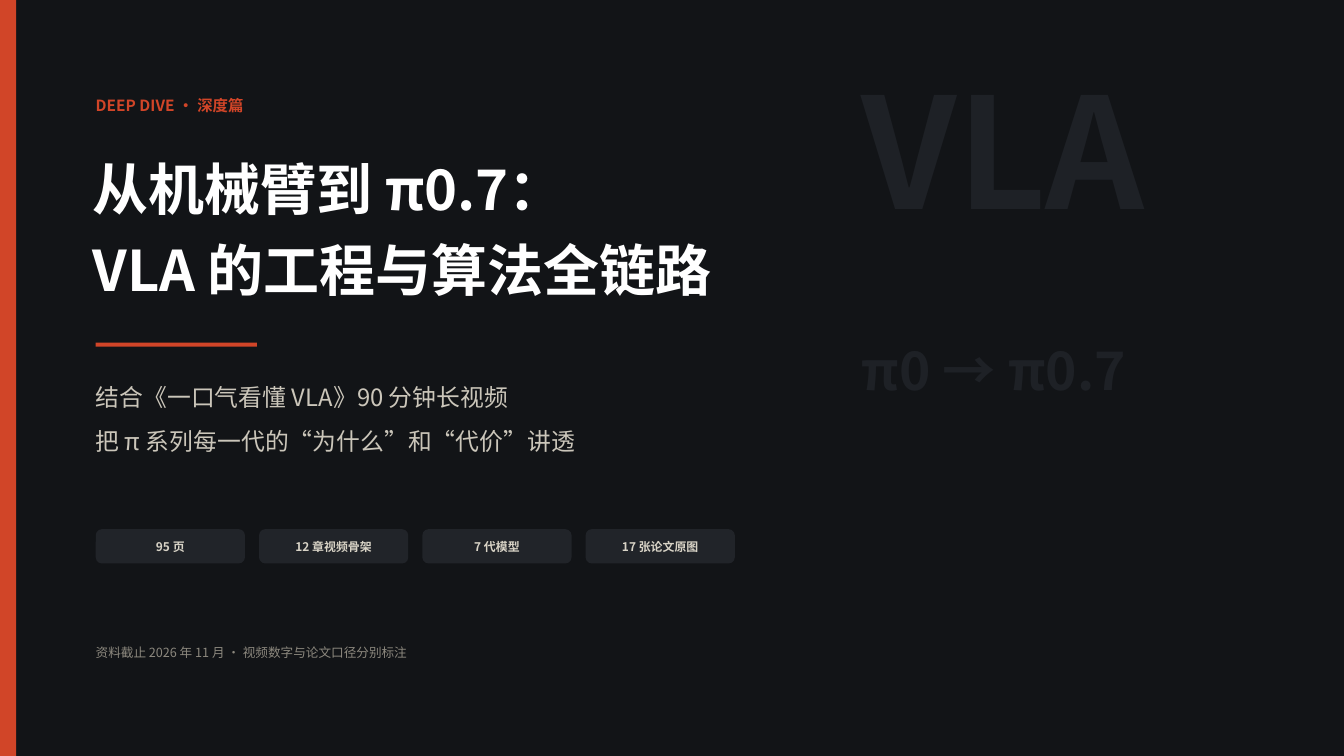
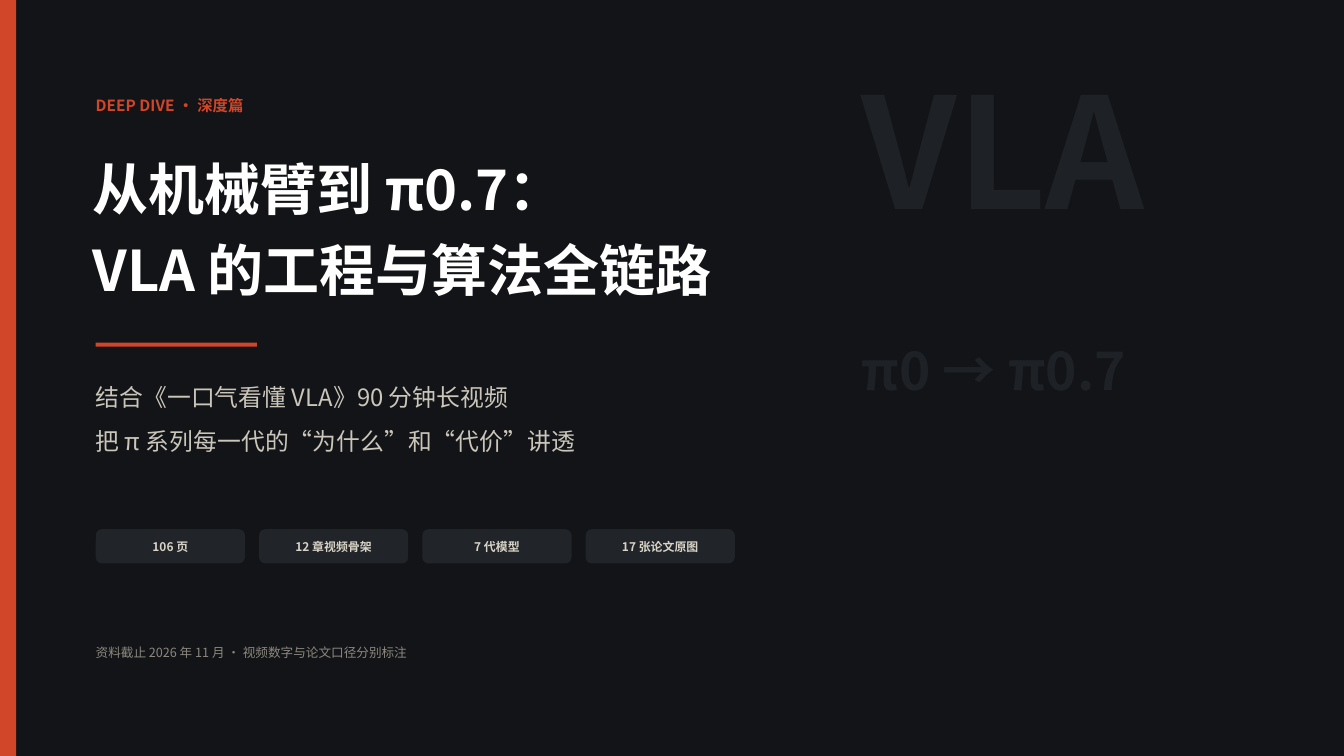
Before and after one commit to binbinao/ai-ppt-hub, a slide deck: slide 1 of decks/vla-pi-deep-dive/VLA与pi系列模型深度解析.pptx. Drawn at 1344x756 pixels with LibreOffice and Linux fonts; fonts in the diff are those of the drawing. Boxes give left, top, right and bottom in pixels: in the first picture for what was removed or moved away, otherwise in the second. Text is boxed around its words. In the diff, an @@ line names an element or a change of style, - is before the commit and + after.

```diff
--- a/decks/vla-pi-deep-dive/VLA与pi系列模型深度解析.pptx
+++ b/decks/vla-pi-deep-dive/VLA与pi系列模型深度解析.pptx
@@ text in rounded rectangle at box(152, 541, 188, 552): text changed @@
-95 页
+106 页
```
Also in this commit, not shown: 93 other slides changed, 11 slides added, 5 other files.
